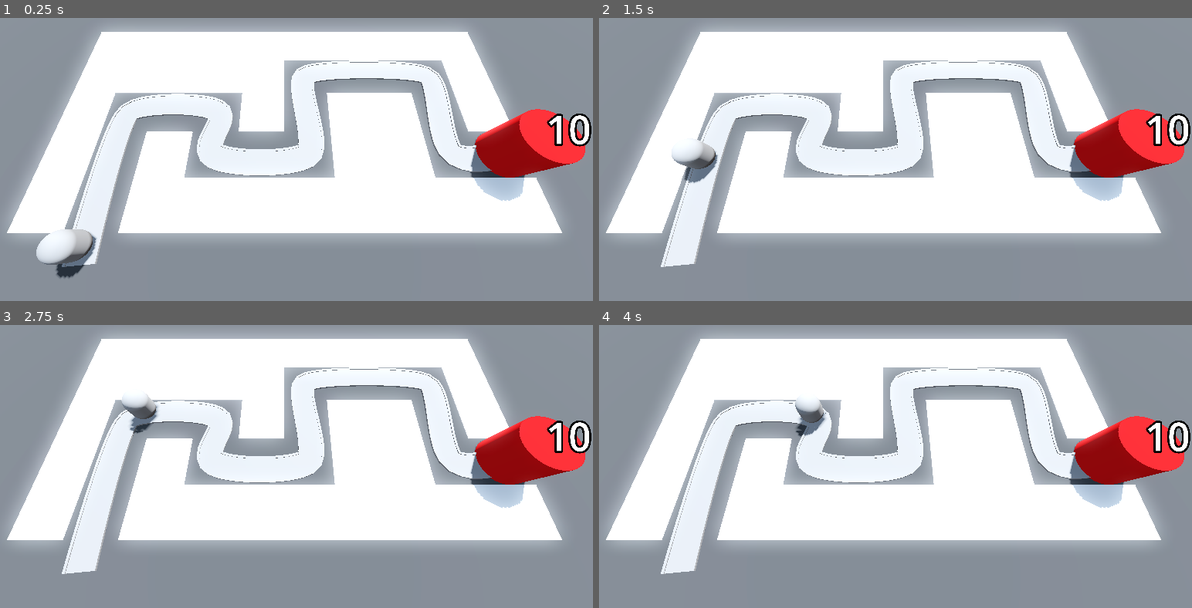
Above: before the commit, frames 1-4 (two rows, left to right).
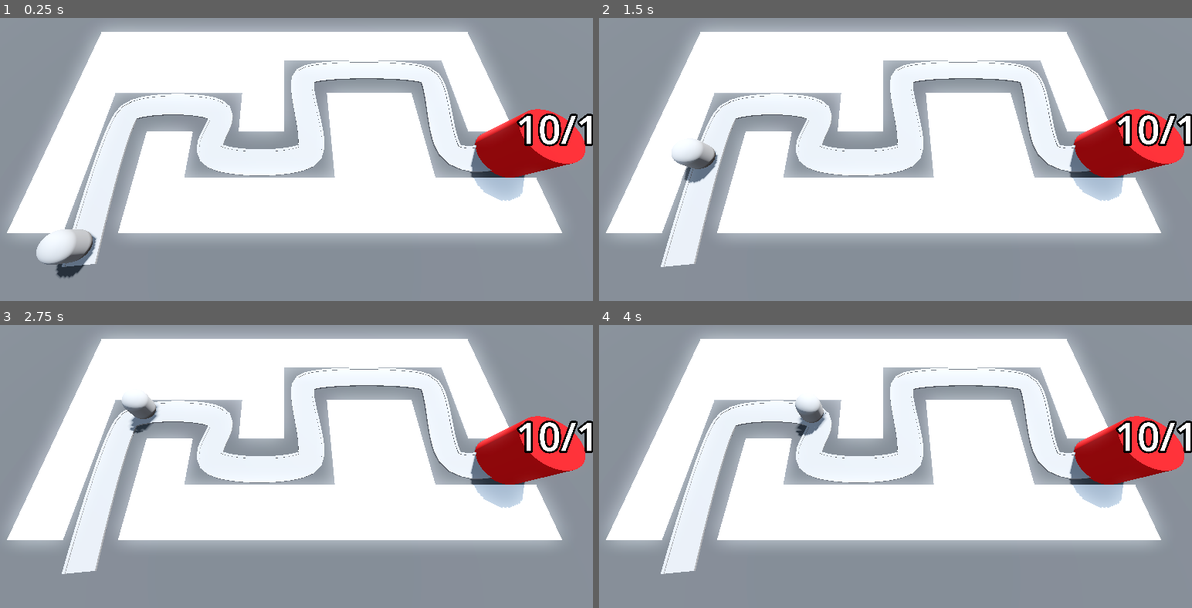
Above: after the commit, the same moments.

Repository: SugarF0x/barblast-3d
Game: Godot game, scene res://BaseLevel.tscn
The game is run twice, just before and just after one commit, with the same random seed, the same clock (stepped at 60 frames per second) and the same inputs.
Inputs:
- Up to frame 1 (0.25 s): no input
- Up to frame 2 (1.5 s): no input
- Up to frame 3 (2.75 s): no input
- Up to frame 4 (4 s): no input

The runs differ from the first frame. In frame 1, 1.0% of the frame differs, in the area x 87-100%, y 33-46%; in frame 2, 1.0%; in frame 3, 1.0%; in frame 4, 1.0%.

Commit message:
programmatically update label color

Diff:
--- a/Base/base.gd
+++ b/Base/base.gd
@@ -10,7 +10,10 @@
 var health: int:
 	set(val):
 		health = val
-		health_label.text = str(health)
+
+		health_label.modulate = Color.RED.lerp(Color.WHITE, float(health) / max_health)
+		health_label.text = str(health) + "/" + str(max_health)
+
 		if (health <= 0): get_tree().reload_current_scene()
 
 
--- a/Base/base.tscn
+++ b/Base/base.tscn
@@ -8,7 +8,7 @@
 [node name="Base" type="Node3D" groups=["base"]]
 script = ExtResource("1_l44r1")
 
-[node name="CSGCylinder3D" type="CSGCylinder3D" parent="."]
+[node name="Model" type="CSGCylinder3D" parent="."]
 radius = 2.0
 height = 4.0
 sides = 32
@@ -17,7 +17,7 @@
 [node name="HealthLabel" type="Label3D" parent="."]
 transform = Transform3D(1, 0, 0, 0, 1, 0, 0, 0, 1, 0, 3, 0)
 billboard = 1
-text = "5
-"
+modulate = Color(0.886275, 0, 0.0196078, 1)
+text = "10"
 font_size = 500
 outline_size = 100
